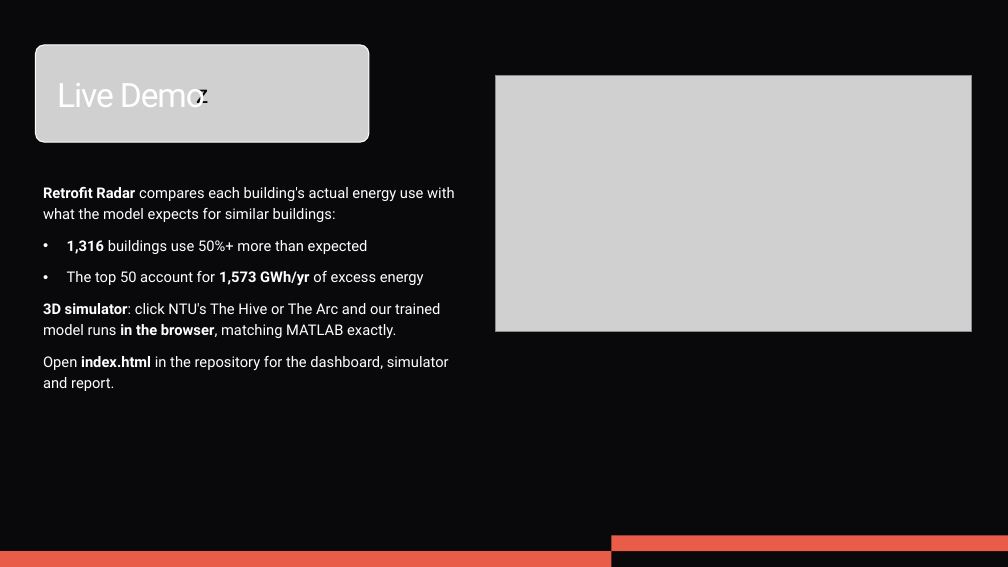
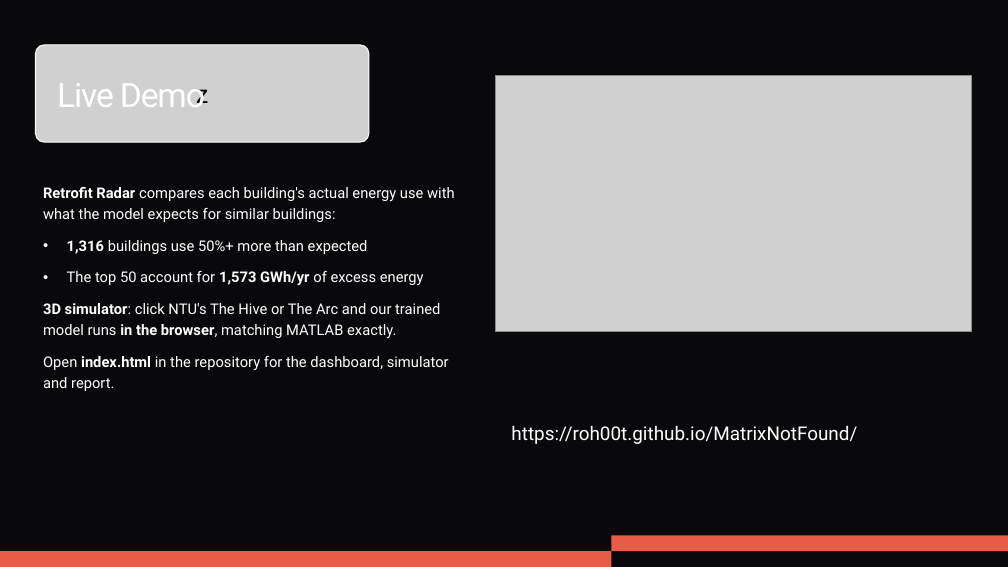
Before and after one commit to Roh00t/MatrixNotFound, a slide deck: slide 8 of presentation/MatrixNotFound_Hackathon_Presentation.pptx. Drawn at 1008x567 pixels with LibreOffice and Linux fonts; fonts in the diff are those of the drawing; grey boxes stand for pictures. Boxes give left, top, right and bottom in pixels: in the first picture for what was removed or moved away, otherwise in the second. Text is boxed around its words. In the diff, an @@ line names an element or a change of style, - is before the commit and + after.

```diff
--- a/presentation/MatrixNotFound_Hackathon_Presentation.pptx
+++ b/presentation/MatrixNotFound_Hackathon_Presentation.pptx
@@ text added at [511,425,857,444], 18 pt, text #FFFFFF @@
+https://roh00t.github.io/MatrixNotFound/
```
Also in this commit, not shown: 3 other slides changed, 3 other files.
